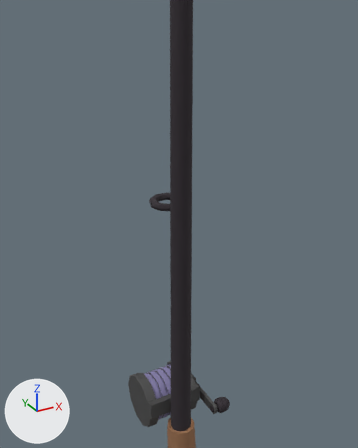
The FBX model Assets/_JotunBashDeepSea/Models/FishingRodUpgraded.fbx as it was, and as the next commit left it.
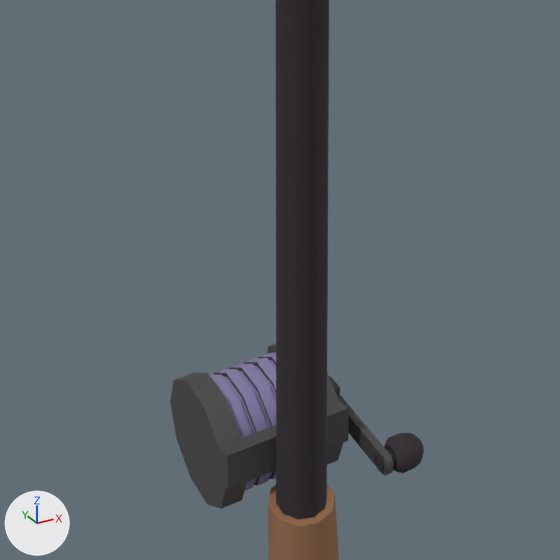
Each version appears first whole from a 50 mm camera at (-0.354, -0.676, 0.02) aimed at (0.054, 0.066, -0.351), and next in a close-up on the part from 17% to 79% of the width and 50% to 100% of the height. The lights are fixed; the arrows at lower left show +X, +Y and +Z.
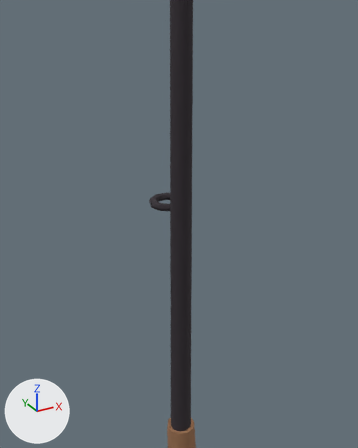
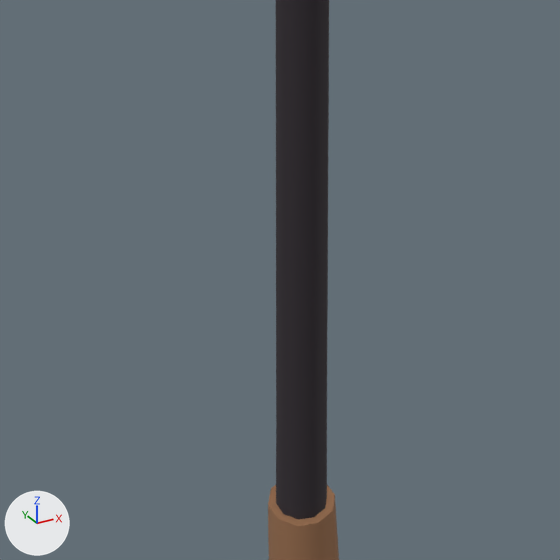
Commit message: Fixed rod?

Boxes [x1, y1, x2, y2] around the edits, measured in the close-ups (560 x 560 px):
'Cylinder.002', moved (not visible afterwards): before [170, 344, 349, 509]
'Cylinder.001', moved, turned, rescaled (not visible afterwards): before [328, 375, 424, 476]

Patch to the scene script:
```diff
--- a/Assets/_JotunBashDeepSea/Models/FishingRodUpgraded.fbx.py
+++ b/Assets/_JotunBashDeepSea/Models/FishingRodUpgraded.fbx.py
@@ ob_cylinder_001 @@
 ob_cylinder_001 = bpy.data.objects.new('Cylinder.001', me_cylinder_001)
+ob_cylinder_001.parent = ob_cylinder_002
 ob_cylinder_001.location = (0.0, 0.0, 0.0)
-ob_cylinder_001.rotation_euler = (1.571, 0.0, 0.0)  # degrees (90, 0, 0)
-ob_cylinder_001.scale = (0.01, 0.01, 0.01)
@@ ob_cylinder_002 @@
 ob_cylinder_002 = bpy.data.objects.new('Cylinder.002', me_cylinder_002)
+ob_cylinder_002.parent = ob_cylinder
 ob_cylinder_002.location = (0.0, 0.0, 0.0)
```
